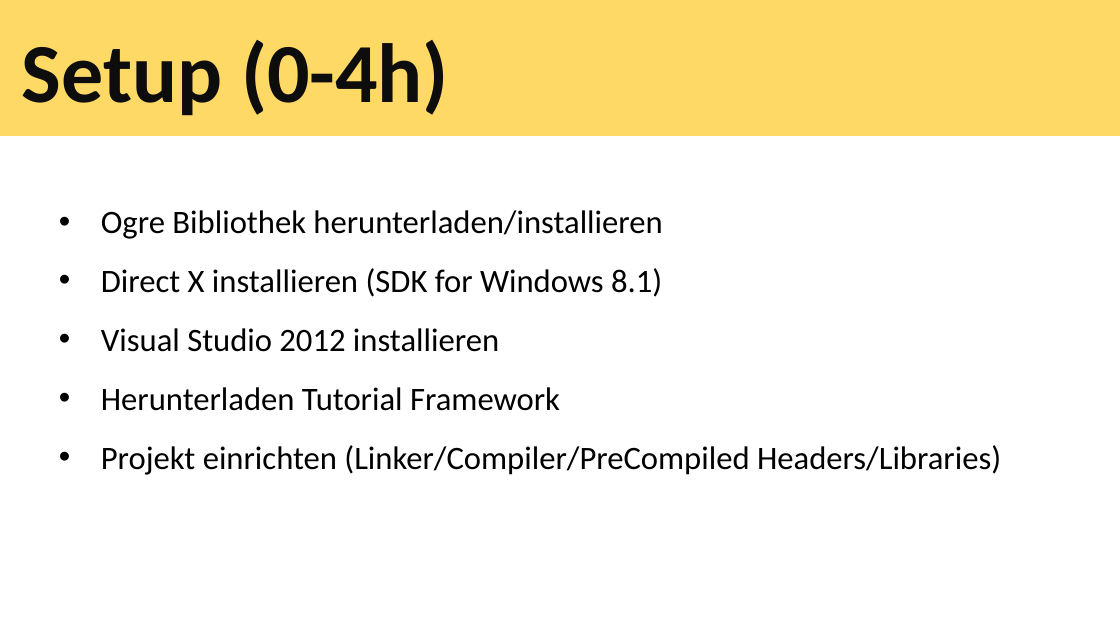
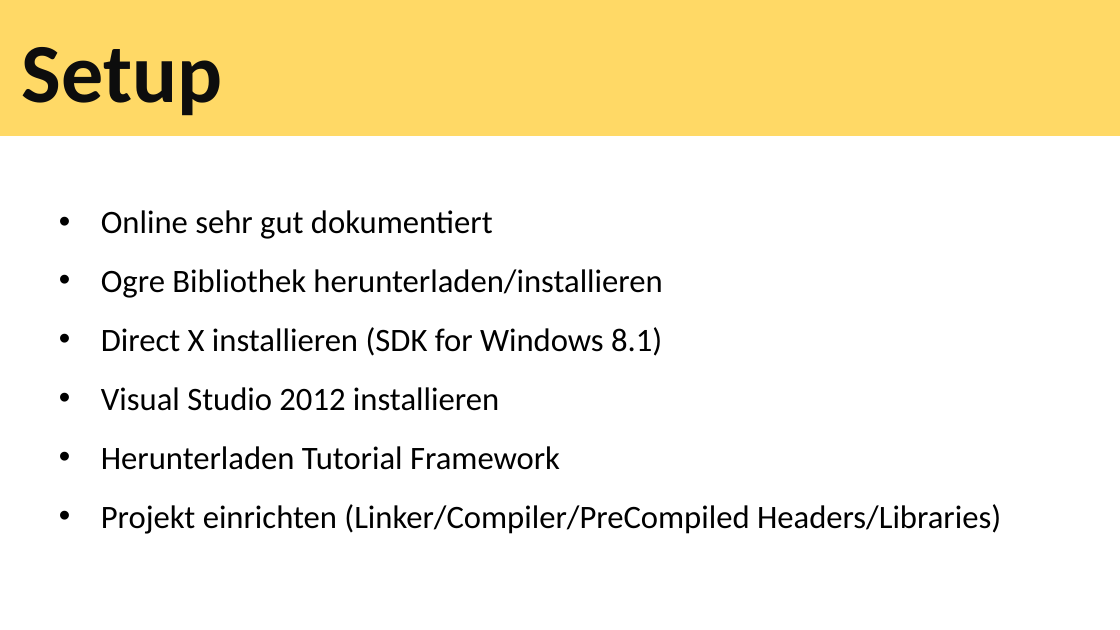
Before and after one commit to tscheims1/ogre, a slide deck: slide 8 of ogrepresentation.pptx. Drawn at 1120x630 pixels with LibreOffice and Linux fonts; fonts in the diff are those of the drawing. Boxes give left, top, right and bottom in pixels: in the first picture for what was removed or moved away, otherwise in the second. Text is boxed around its words. In the diff, an @@ line names an element or a change of style, - is before the commit and + after.

```diff
--- a/ogrepresentation.pptx
+++ b/ogrepresentation.pptx
@@ title at [22,47,222,116]: text changed @@
-Setup (0-4h)
+Setup
@@ text at [101,210,493,239]: paragraph added @@
+• Online sehr gut dokumentiert
```
Also in this commit, not shown: 6 other slides changed.
